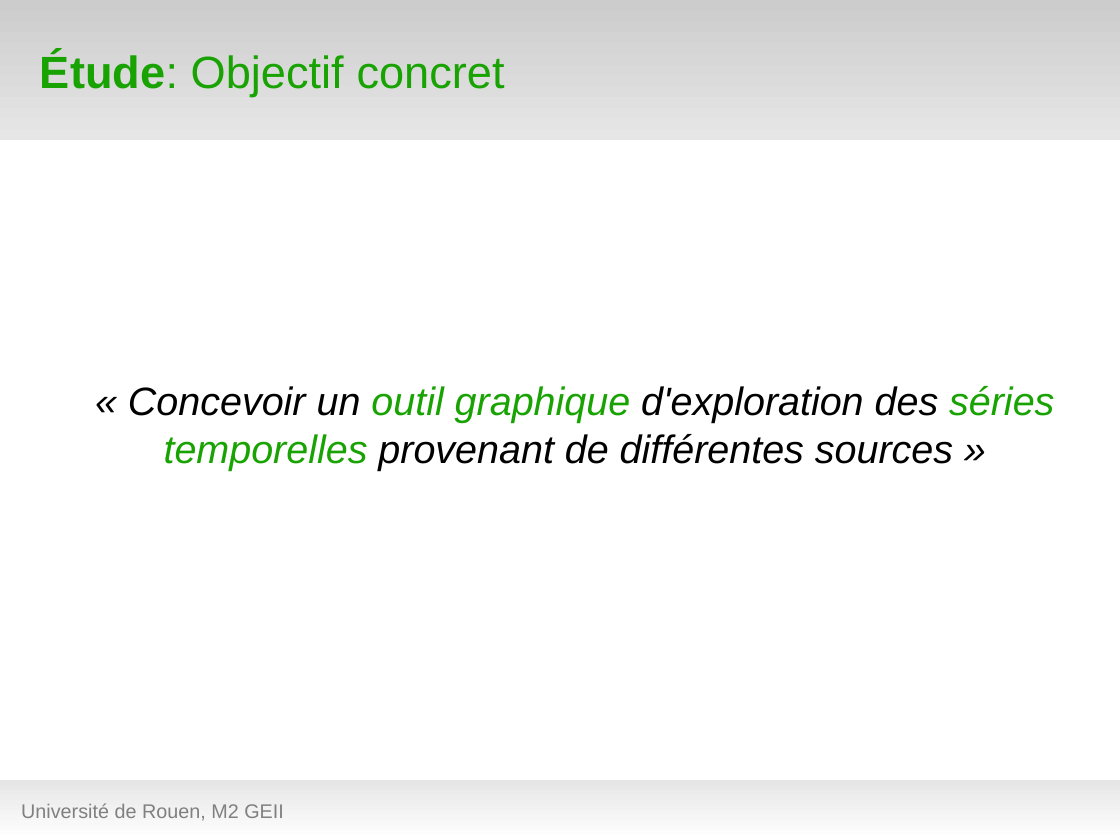
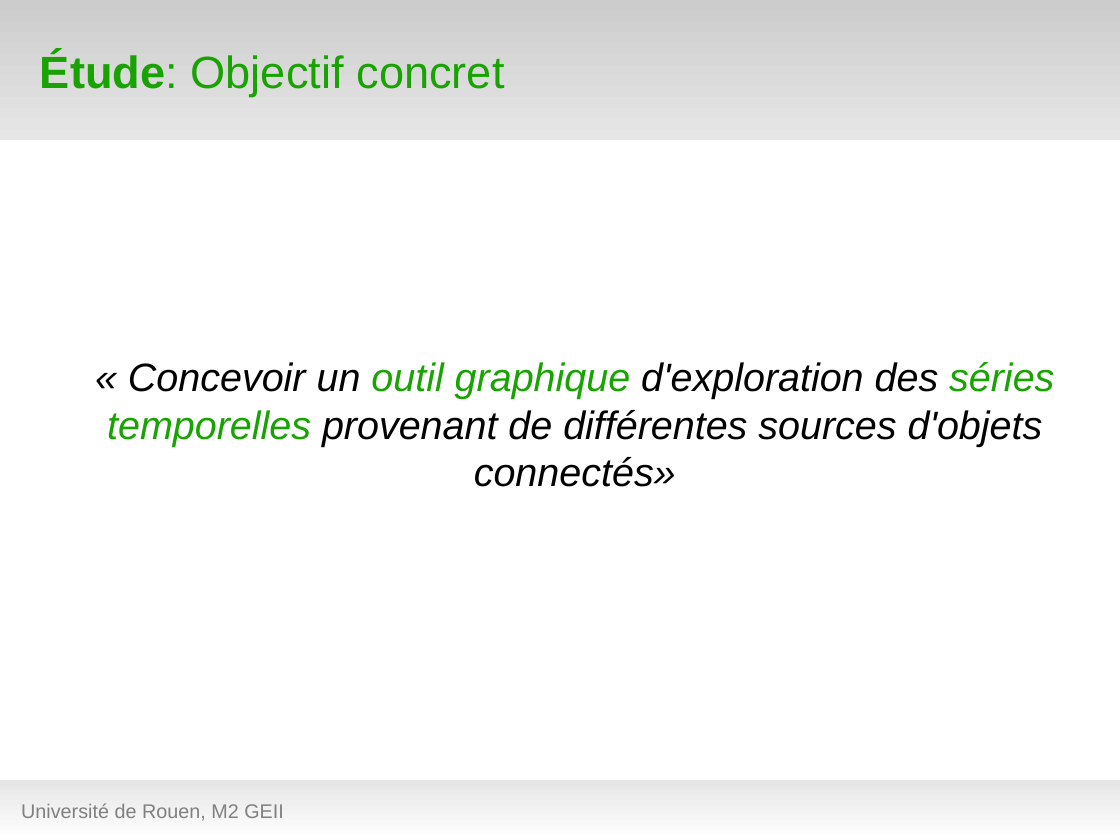
Before and after one commit to hanzenok/dataexp, a slide deck: slide 14 of presentation/test_green7.odp (slide 12 before the commit). Drawn at 1120x840 pixels with LibreOffice and Linux fonts; fonts in the diff are those of the drawing; background and template pictures are left out. Boxes give left, top, right and bottom in pixels: in the first picture for what was removed or moved away, otherwise in the second. Text is boxed around its words. In the diff, an @@ line names an element or a change of style, - is before the commit and + after.

```diff
--- a/presentation/test_green7.odp
+++ b/presentation/test_green7.odp
@@ text at (107,362,1054,487): text changed @@
-« Concevoir un outil graphique d'exploration des séries temporelles provenant de différentes sources »
+« Concevoir un outil graphique d'exploration des séries temporelles provenant de différentes sources d'objets connectés»
```
Also in this commit, not shown: 7 other slides changed, 3 slides added, 1 other file.
